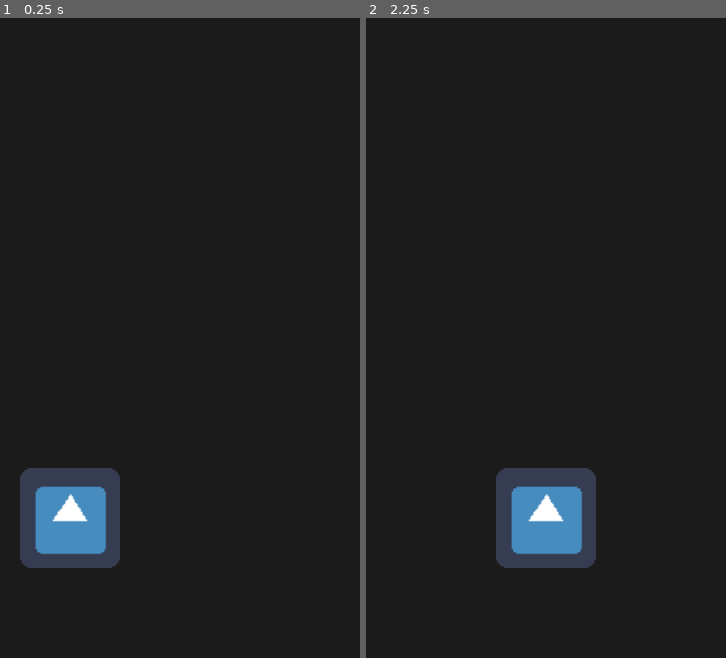
Above: before the commit, frames 1-2 (left to right).
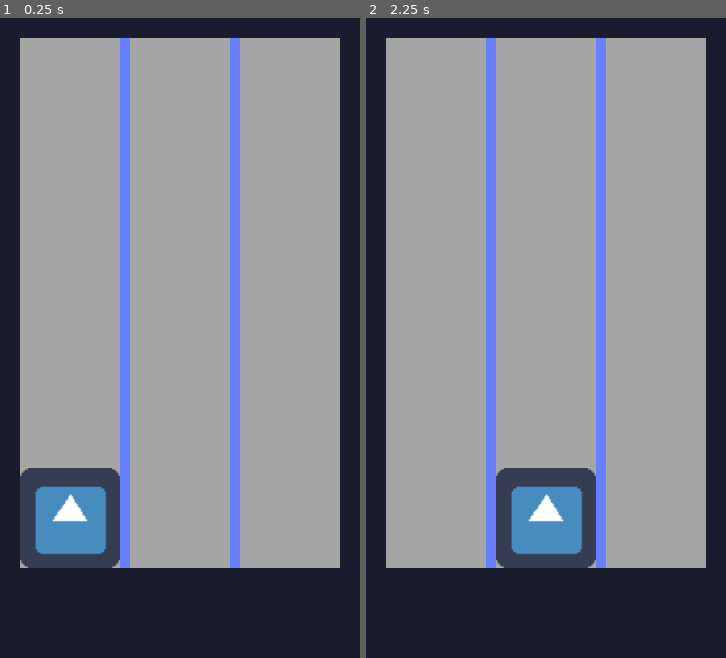
Above: after the commit, the same moments.

Repository: Radical-Pixel/fallout
Game: Godot game, scene res://World.tscn
Same seed, same stepped clock (60 frames per second), same inputs: the game is played once before the commit and once after it. The engine's default icon, where the game draws it, is replaced by a stand-in: a white triangle on a blue panel in a dark square.
Inputs:
- Up to frame 1 (0.25 s): no input
- Up to frame 2 (2.25 s): tap Enter at 0.5, 2 s; hold D (right) 0.53-1.28 s; tap Space at 1.25 s; hold A (left) 1.28-2.03 s; hold D (right) from 2.03 s (still down)

The runs differ from the first frame. In frame 1, 69% of the frame differs, in the area x 5-95%, y 3-86%; in frame 2, 69%.

Commit message:
ui: Add UI background

Diff:
--- a/World.gd
+++ b/World.gd
@@ -4,4 +4,4 @@
 
 func _ready():
 	$player.position = PLAYER_POSITION
-	$Background.margin_right = 360 # Use settings constant
+	$Control/Background.margin_right = 360 # Use settings constant
--- a/World.tscn
+++ b/World.tscn
@@ -10,10 +10,53 @@
 [node name="World" type="Node2D"]
 script = ExtResource( 3 )
 
-[node name="Background" type="ColorRect" parent="."]
-margin_right = 700.0
-margin_bottom = 700.0
-color = Color( 0.105882, 0.105882, 0.105882, 1 )
+[node name="Control" type="CanvasLayer" parent="."]
+layer = -1
+
+[node name="Background" type="ColorRect" parent="Control"]
+margin_right = 360.0
+margin_bottom = 640.0
+color = Color( 0.647059, 0.647059, 0.647059, 1 )
+__meta__ = {
+"_edit_use_anchors_": false
+}
+
+[node name="Line2D" type="Line2D" parent="Control"]
+points = PoolVector2Array( 125, 0, 125, 640 )
+
+[node name="Line2D2" type="Line2D" parent="Control"]
+points = PoolVector2Array( 235, 0, 235, 640 )
+
+[node name="Base2" type="ColorRect" parent="Control"]
+margin_right = 360.0
+margin_bottom = 20.0
+color = Color( 0.101961, 0.109804, 0.176471, 1 )
+__meta__ = {
+"_edit_use_anchors_": false
+}
+
+[node name="Base" type="ColorRect" parent="Control"]
+margin_top = 550.0
+margin_right = 360.0
+margin_bottom = 640.0
+color = Color( 0.101961, 0.109804, 0.176471, 1 )
+__meta__ = {
+"_edit_use_anchors_": false
+}
+
+[node name="ColorRect" type="ColorRect" parent="Control"]
+margin_right = 20.0
+margin_bottom = 640.0
+color = Color( 0.101961, 0.109804, 0.176471, 1 )
+__meta__ = {
+"_edit_use_anchors_": false
+}
+
+[node name="ColorRect2" type="ColorRect" parent="Control"]
+margin_left = 340.0
+margin_right = 360.0
+margin_bottom = 640.0
+color = Color( 0.101961, 0.109804, 0.176471, 1 )
 __meta__ = {
 "_edit_use_anchors_": false
 }
